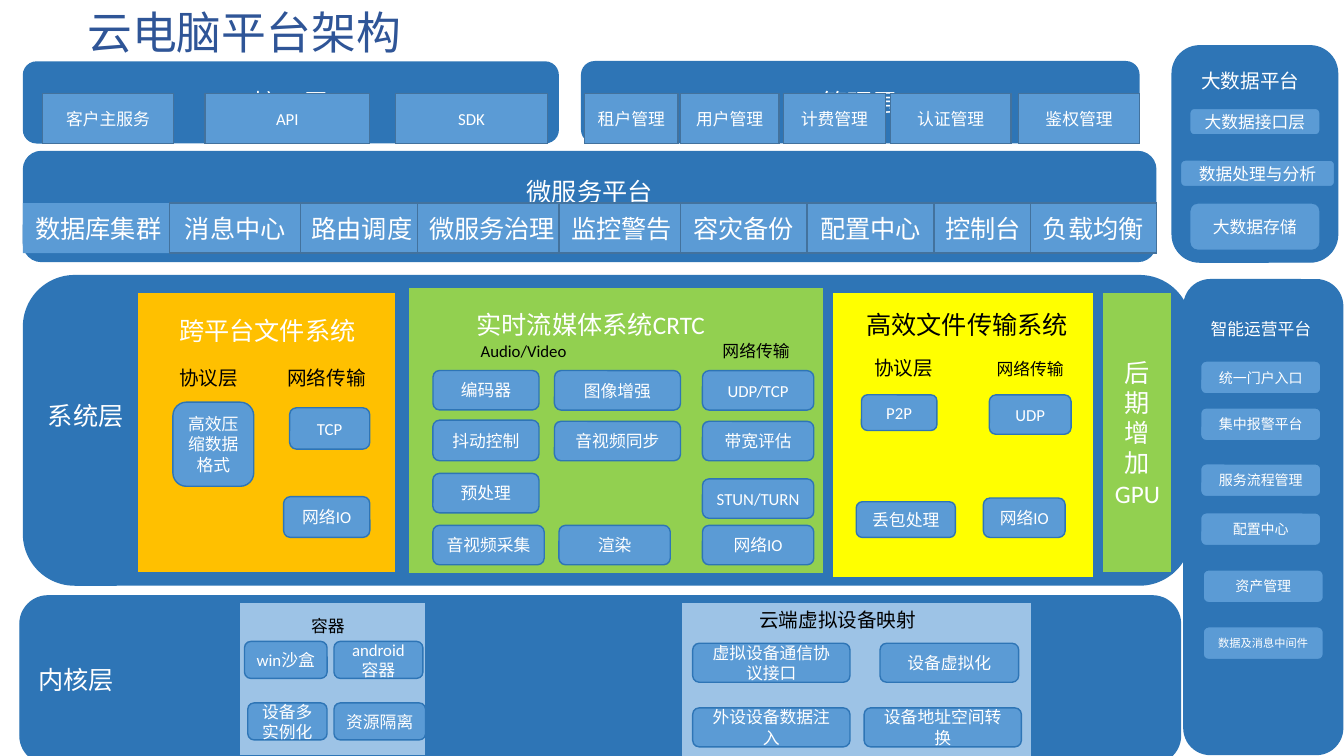
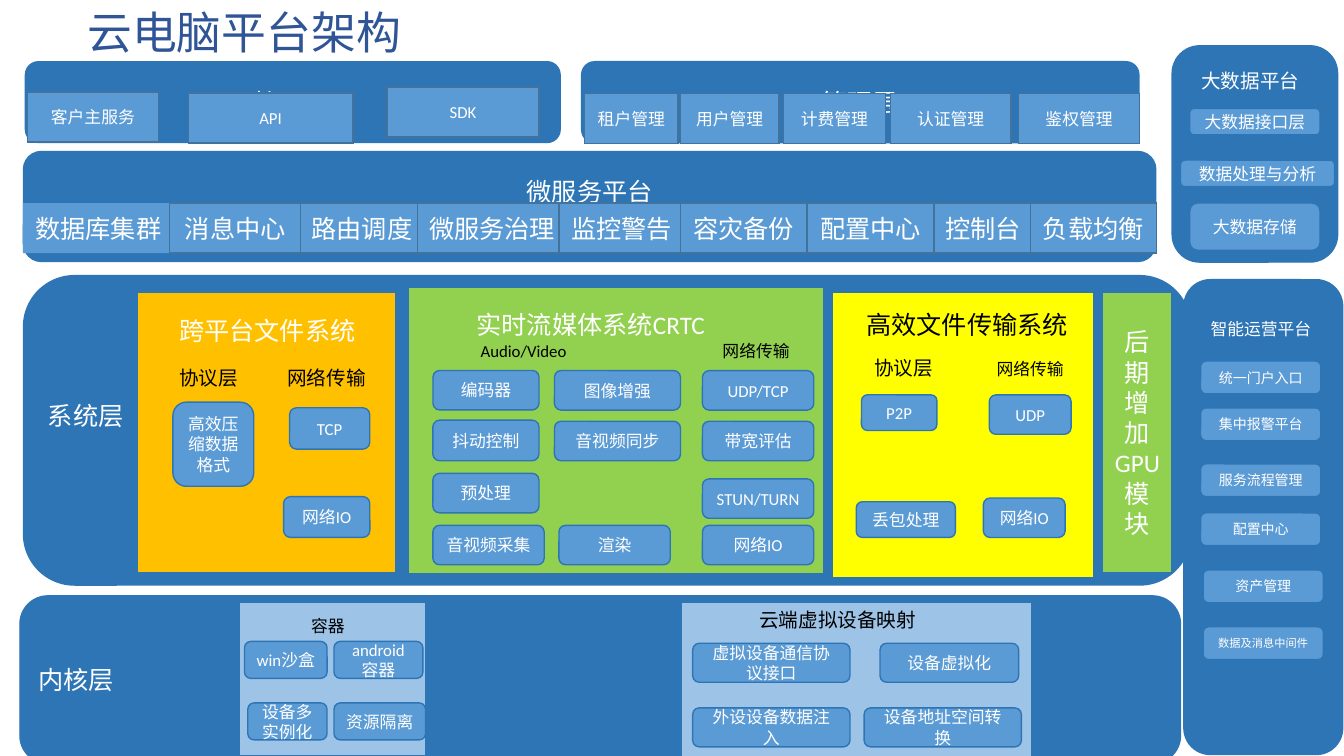
Before and after one commit to chensongpoixs/PoixsDesk, a slide deck: slide 1 of 云电脑平台架构.pptx. Drawn at 1344x756 pixels with LibreOffice and Linux fonts; fonts in the diff are those of the drawing. Boxes give left, top, right and bottom in pixels: in the first picture for what was removed or moved away, otherwise in the second. Text is boxed around its words. In the diff, an @@ line names an element or a change of style, - is before the commit and + after.

```diff
--- a/云电脑平台架构.pptx
+++ b/云电脑平台架构.pptx
@@ rectangle "SDK": place and size @@
-rectangle "SDK" at (395,94,547,144)
+rectangle "SDK" at (387,87,539,137)
@@ rectangle "客户主服务": place and size @@
-rectangle "客户主服务" at (42,94,173,144)
+rectangle "客户主服务" at (27,92,158,142)
@@ rectangle "API": place and size @@
-rectangle "API" at (205,94,369,144)
+rectangle "API" at (189,93,353,143)
@@ text in rectangle at (1125,330,1150,444): text changed @@
-后期增加GPU
+后期增加GPU模块
```
Also in this commit, not shown: 9 slides added, 1 slide removed.
